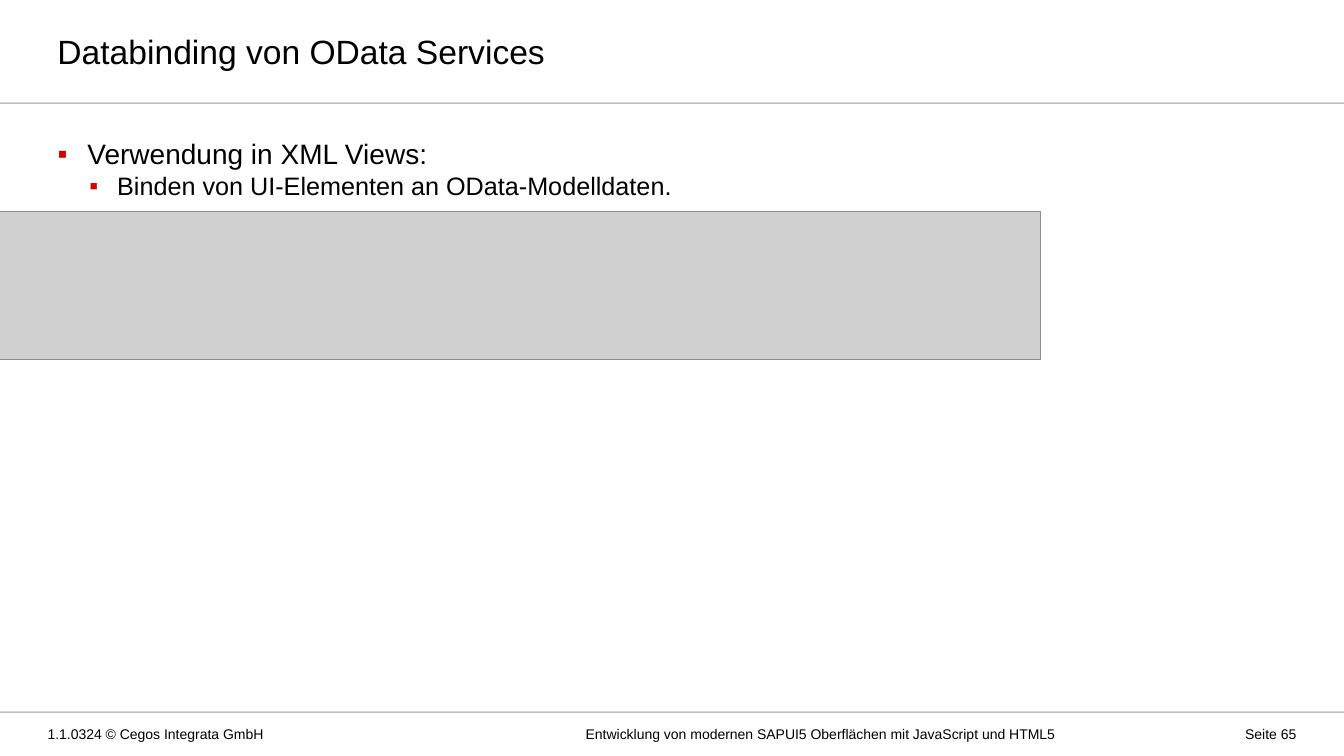
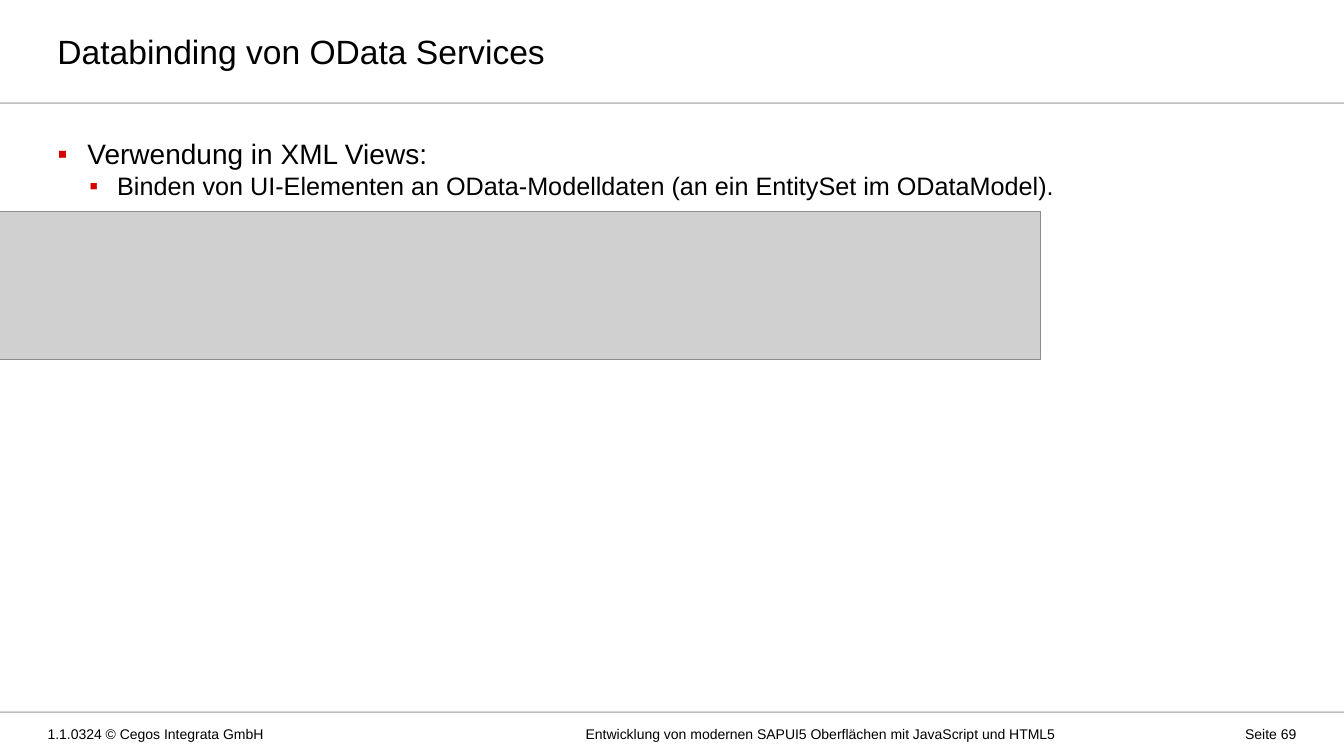
Before and after one commit to MatLange/Schulung-SAPUI5-und-Fiori, a slide deck: slide 69 of Präsentationsfolien/Tag03_SAPUI5-Fiori_DE.pptx (slide 65 before the commit). Drawn at 1344x756 pixels with LibreOffice and Linux fonts; fonts in the diff are those of the drawing; grey boxes stand for pictures; background and template pictures are left out. Boxes give left, top, right and bottom in pixels: in the first picture for what was removed or moved away, otherwise in the second. Text is boxed around its words. In the diff, an @@ line names an element or a change of style, - is before the commit and + after.

```diff
--- a/Präsentationsfolien/Tag03_SAPUI5-Fiori_DE.pptx
+++ b/Präsentationsfolien/Tag03_SAPUI5-Fiori_DE.pptx
@@ text at [117,176,1054,201]: text changed @@
-  ▪ Binden von UI-Elementen an OData-Modelldaten.
+  ▪ Binden von UI-Elementen an OData-Modelldaten (an ein EntitySet im ODataModel).
@@ page number at [1245,729,1297,739]: text changed @@
-Seite 65
+Seite 69
```
Also in this commit, not shown: 15 other slides changed, 8 slides added, 1 other file.
